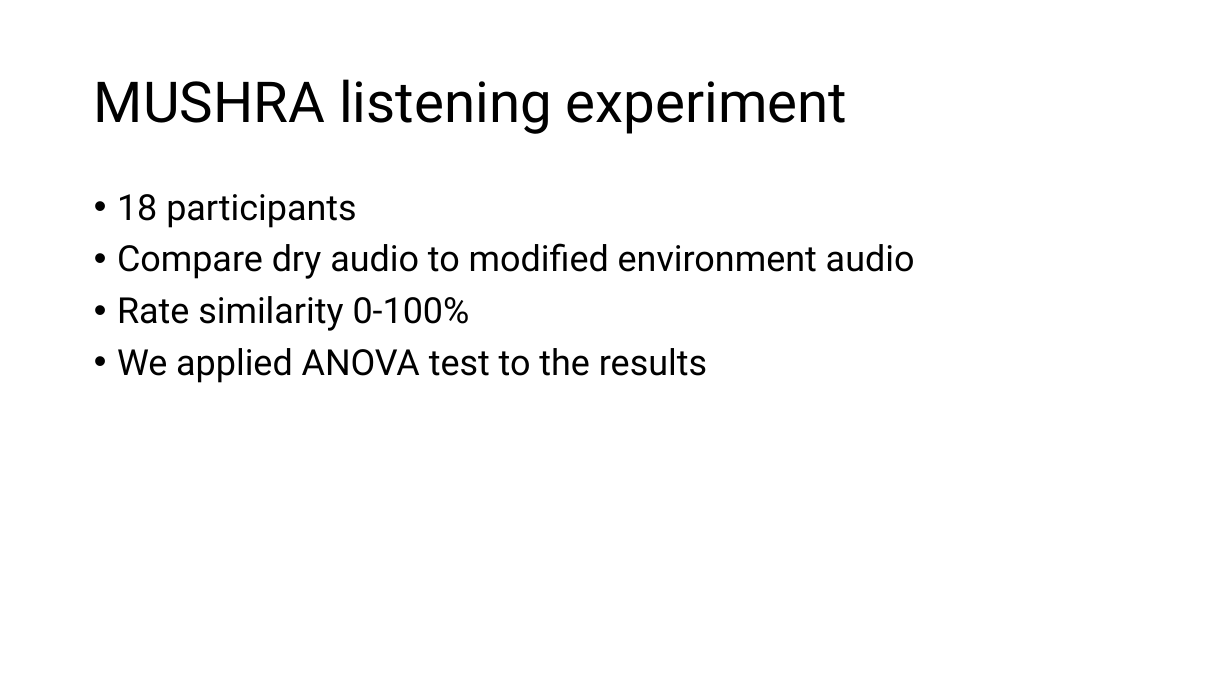
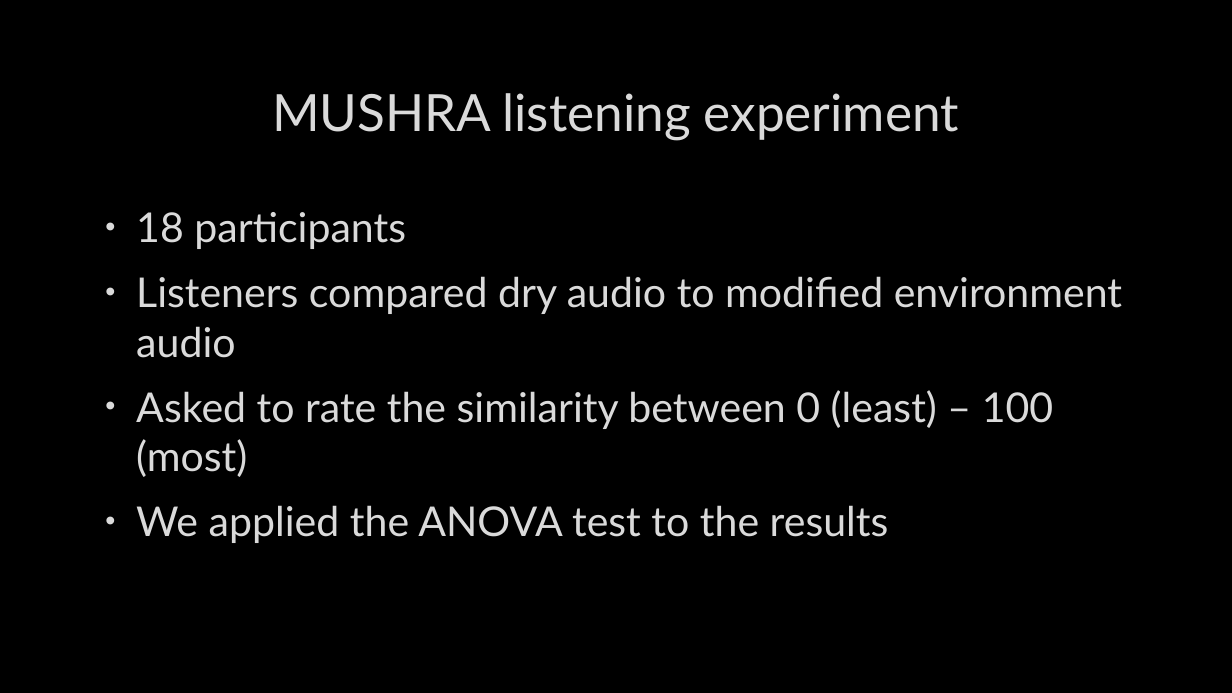
Before and after one commit to NiklasNymark/MRSP_Seminar_Project_Group1, a slide deck: slide 5 of presentation_group1.pptx. Drawn at 1232x693 pixels with LibreOffice and Linux fonts; fonts in the diff are those of the drawing; background and template pictures are left out. Boxes give left, top, right and bottom in pixels: in the first picture for what was removed or moved away, otherwise in the second. Text is boxed around its words. In the diff, an @@ line names an element or a change of style, - is before the commit and + after.

```diff
--- a/presentation_group1.pptx
+++ b/presentation_group1.pptx
@@ background #FFFFFF to picture (left out) @@
@@ title "MUSHRA listening experiment": place and size @@
-title "MUSHRA listening experiment" at <box>94,79,847,134</box>
+title "MUSHRA listening experiment" at <box>272,93,959,140</box>
@@ title "MUSHRA listening experiment" at <box>272,93,959,140</box>: size 44 to 40 pt, font Roboto to Lato, text colour #000000 to #DADADA, letter outline none to #404040 0.75 pt; alignment left to centre; line spacing 0.9 to 1 @@
@@ text "18 participants": place and size @@
-text "18 participants" at <box>117,194,915,383</box>
+text "18 participants" at <box>136,212,1122,543</box>
@@ text at <box>136,212,406,249</box>: size 28 to 32 pt, font Roboto to Lato, text colour #000000 to #DADADA, letter outline none to #404040 0.75 pt in "18 participants"; indent changed; line spacing 0.9 to 1; more space between paragraphs @@
@@ text at <box>136,276,1122,543</box>: text changed; size 28 to 32 pt; font Roboto to Lato; text colour #000000 to #DADADA @@
-• Compare dry audio to modified environment audio
-• Rate similarity 0-100%
-• We applied ANOVA test to the results
+• Listeners compared dry audio to modified environment audio
+• Asked to rate the similarity between 0 (least) – 100 (most)
+• We applied the ANOVA test to the results
```
Also in this commit, not shown: 6 other slides changed, 1 other file.
